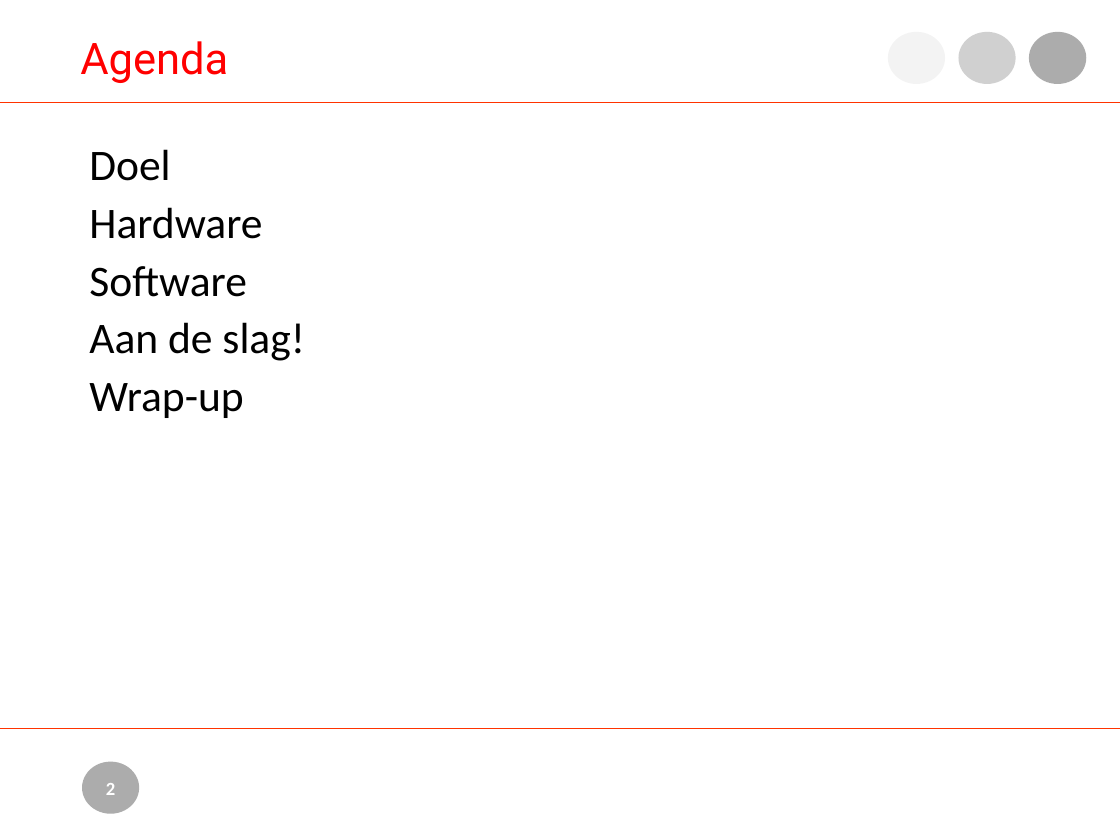
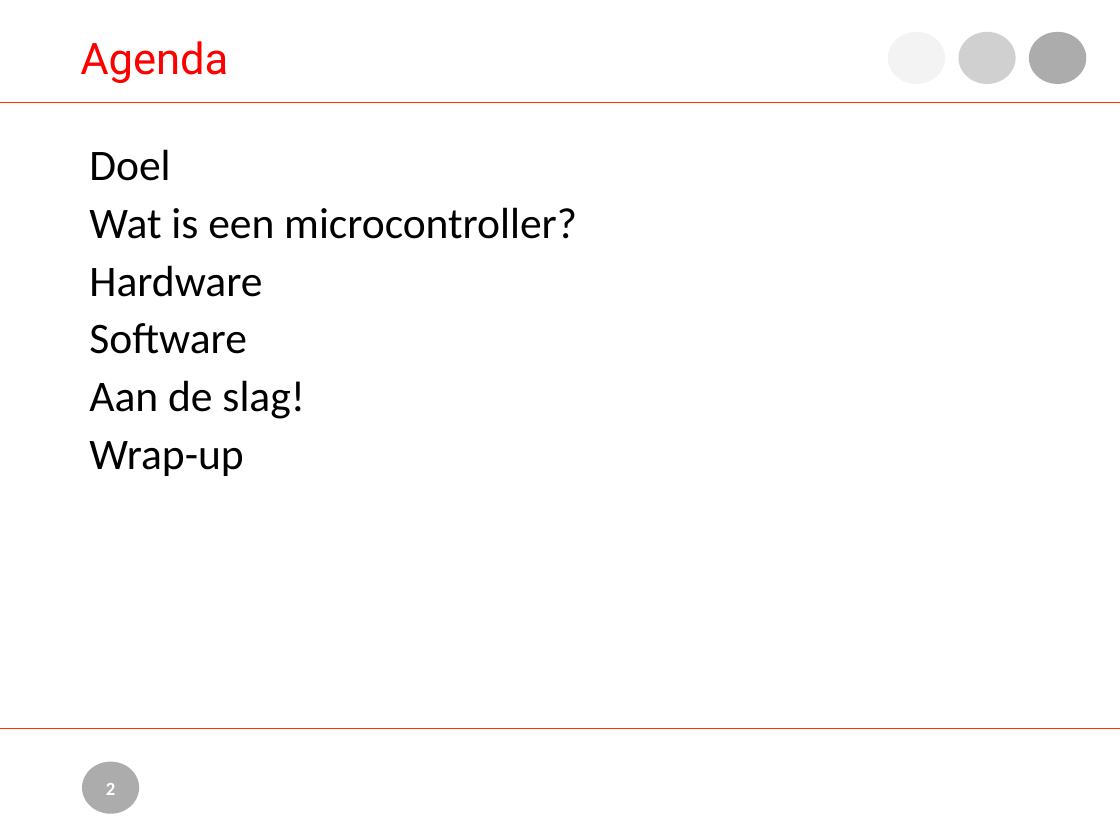
Before and after one commit to nielsmaneschijn/lotlr, a slide deck: slide 2 of doc/IOT for Dummies.pptx. Drawn at 1120x840 pixels with LibreOffice and Linux fonts; fonts in the diff are those of the drawing; background and template pictures are left out. Boxes give left, top, right and bottom in pixels: in the first picture for what was removed or moved away, otherwise in the second. Text is boxed around its words. In the diff, an @@ line names an element or a change of style, - is before the commit and + after.

Commit message:
ppt

```diff
--- a/doc/IOT for Dummies.pptx
+++ b/doc/IOT for Dummies.pptx
@@ text at bbox=[89, 207, 577, 239]: paragraph added @@
+Wat is een microcontroller?
```
Also in this commit, not shown: 6 slides added, 2 slides removed.
